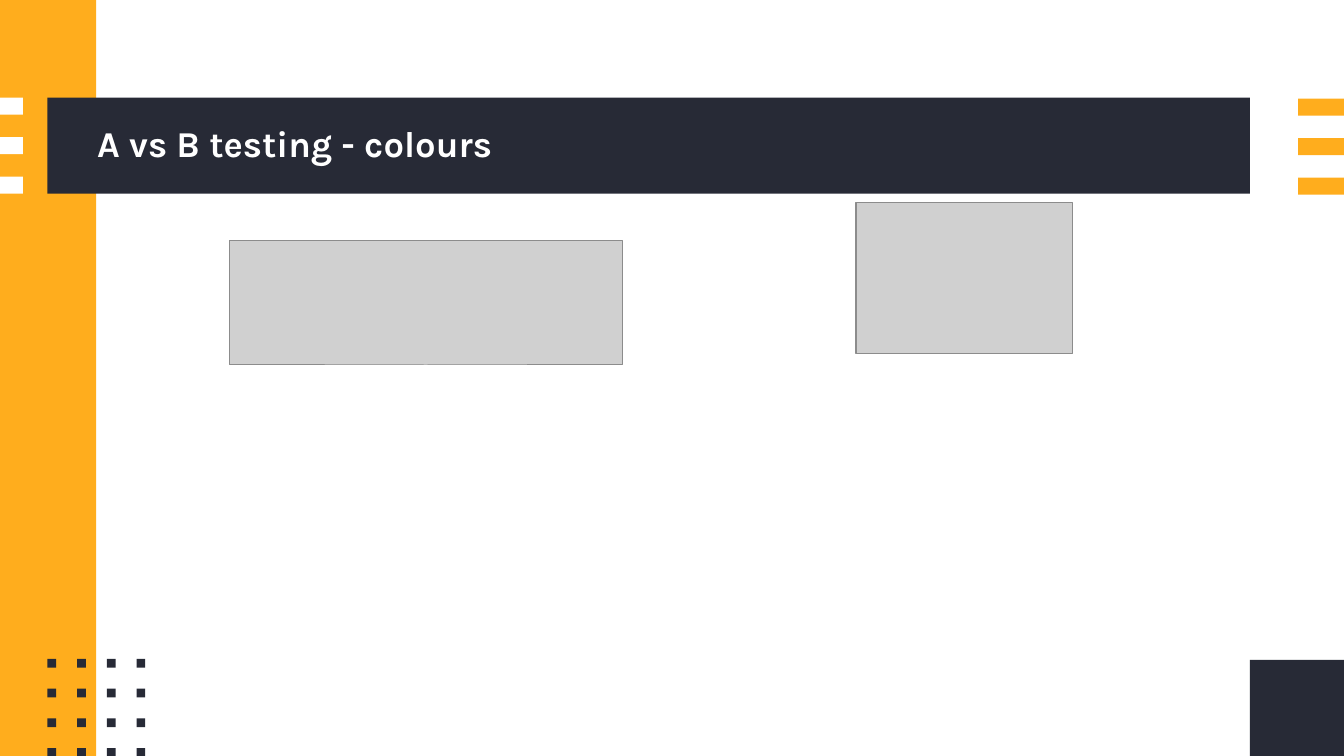
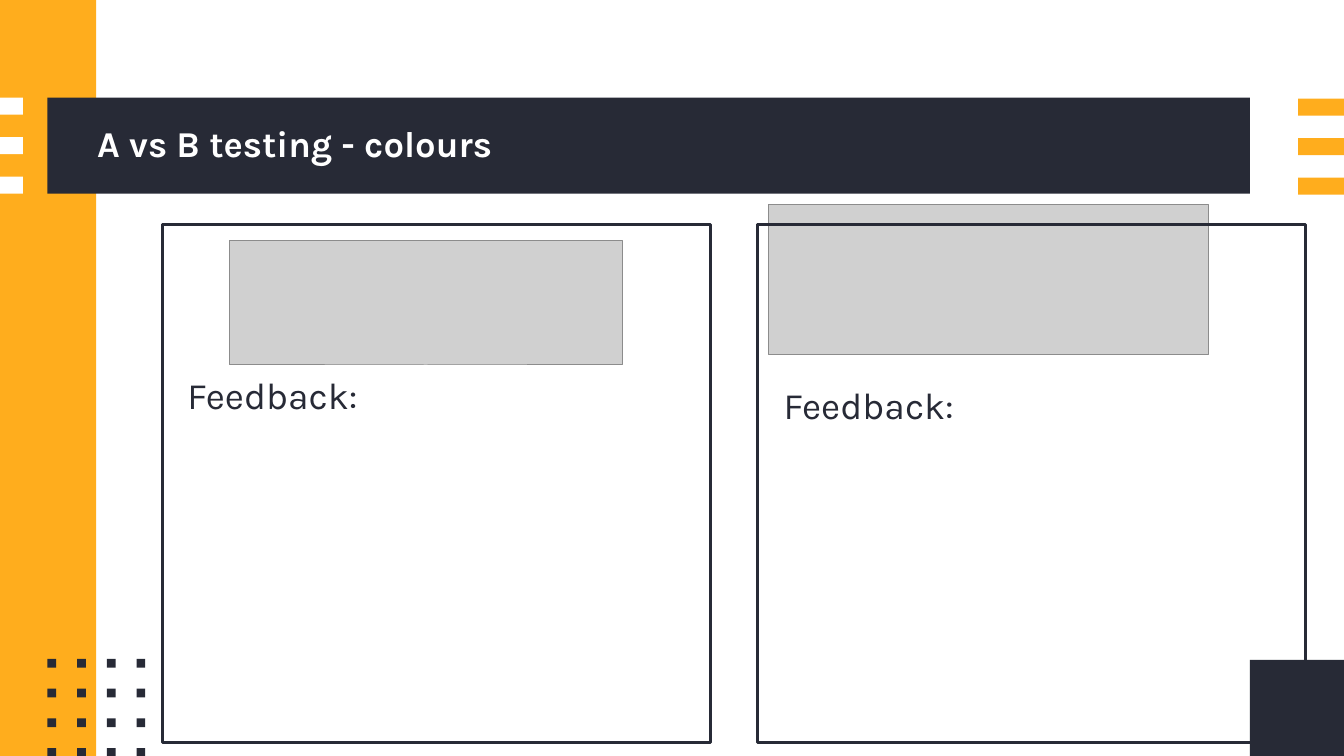
Before and after one commit to callumc20171/3.4-Assessment, a slide deck: slide 17 of 3.4 Assessment Resources/3.4 portfolio - Callum Cooper.pptx (slide 18 before the commit). Drawn at 1344x756 pixels with LibreOffice and Linux fonts; fonts in the diff are those of the drawing; grey boxes stand for pictures. Boxes give left, top, right and bottom in pixels: in the first picture for what was removed or moved away, otherwise in the second. Text is boxed around its words. In the diff, an @@ line names an element or a change of style, - is before the commit and + after.

Commit message:
Added wireframe images

```diff
--- a/3.4 Assessment Resources/3.4 portfolio - Callum Cooper.pptx
+++ b/3.4 Assessment Resources/3.4 portfolio - Callum Cooper.pptx
@@ picture resized from (x1=856, y1=203, x2=1072, y2=353) to (x1=769, y1=204, x2=1209, y2=354) @@
@@ rectangle added at (x1=163, y1=225, x2=712, y2=742), outline #272A36 2 pt @@
@@ rectangle added at (x1=758, y1=225, x2=1307, y2=742), outline #272A36 2 pt @@
@@ text added at (x1=187, y1=383, x2=357, y2=410), 26.7 pt, text #272A36 @@
+Feedback:
@@ text added at (x1=784, y1=393, x2=954, y2=420), 26.7 pt, text #272A36 @@
+Feedback:
```
Also in this commit, not shown: 2 other slides changed, 1 slide removed.
